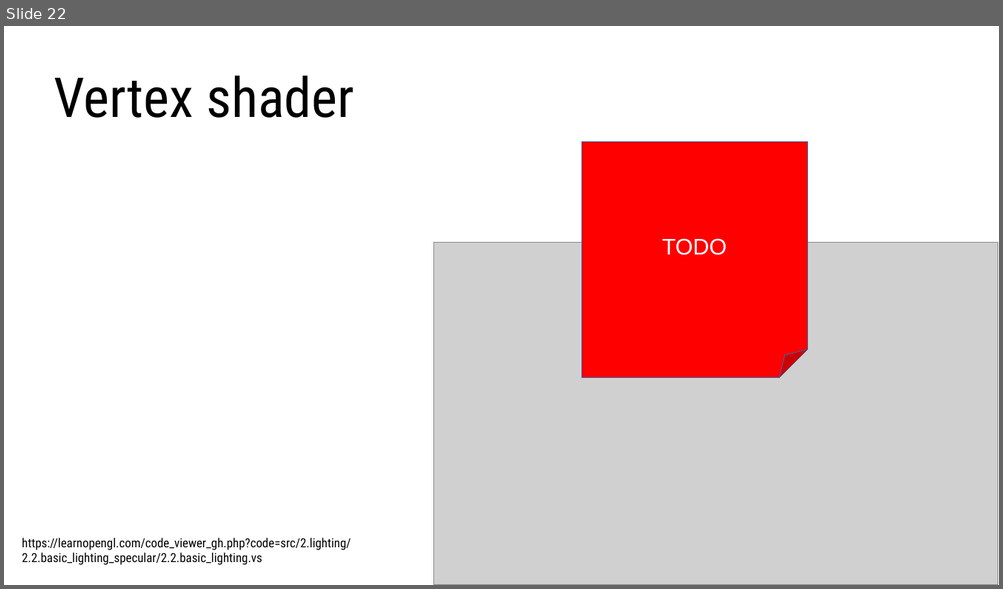
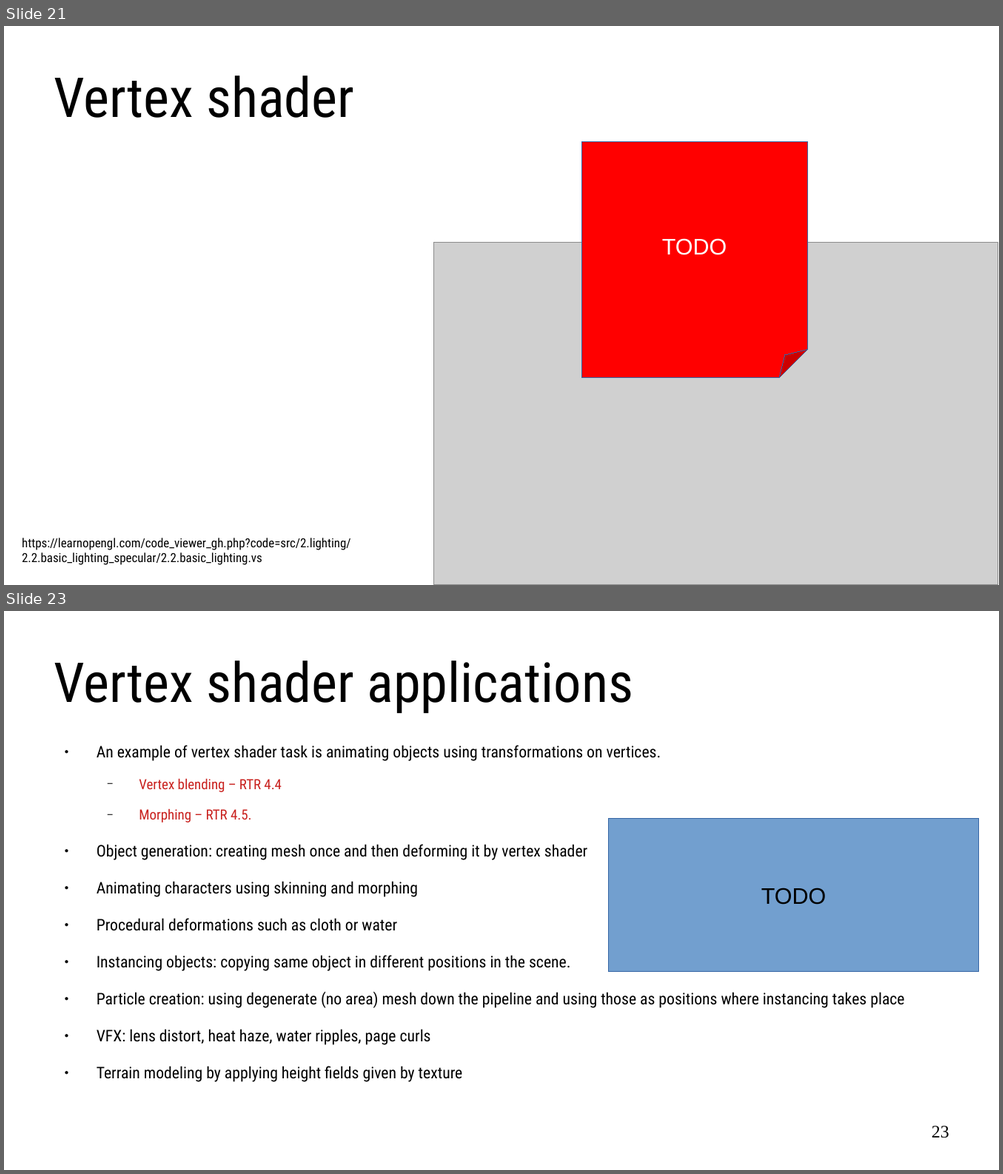
Before and after one commit to lorentzo/IntroductionToComputerGraphics, a slide deck: lectures/13_rendering_rasterization/rasterization_logical_gpu_model.odp. Shown one above the other, each under a label of ours: slide 22 before the commit, slides 21 and 23 after it; the slides between them are not shown. The pictures are 1003x589 and 1003x1174 pixels, drawn with LibreOffice and Linux fonts; fonts in the diff are those of the drawing; grey boxes stand for pictures. Boxes give left, top, right and bottom in pixels: in the first picture for what was removed or moved away, otherwise in the second. Text is boxed around its words. In the diff, an @@ line names an element or a change of style, - is before the commit and + after.

```diff
--- a/lectures/13_rendering_rasterization/rasterization_logical_gpu_model.odp
+++ b/lectures/13_rendering_rasterization/rasterization_logical_gpu_model.odp
@@ slide 23 added at (4,611,999,1170), background #FFFFFF @@
@@ title added at (54,661,633,713), 44 pt, text #000000 @@
+Vertex shader applications
@@ text added at (96,745,904,1045), 12.8 pt, text #000000 @@
+● An example of vertex shader task is animating objects using transformations on vertices.
+  − Vertex blending – RTR 4.4
+  − Morphing – RTR 4.5.
+● Object generation: creating mesh once and then deforming it by vertex shader
+● Animating characters using skinning and morphing
+● Procedural deformations such as cloth or water
+● Instancing objects: copying same object in different positions in the scene.
+● Particle creation: using degenerate (no area) mesh down the pipeline and using those as positions where instancing takes place
+● VFX: lens distort, heat haze, water ripples, page curls
+● Terrain modeling by applying height fields given by texture
@@ rectangle added at (609,819,979,972), fill #729FCF, outline #3465A4 0 pt, 18 pt, text #000000 @@
+TODO
@@ page number added at (931,1126,949,1139), 14 pt, text #000000 @@
+23
@@ what was slide 22 is now slide 21 @@
```
Also in this commit, not shown: 1 other slide added, 1 slide removed, 1 other file.
